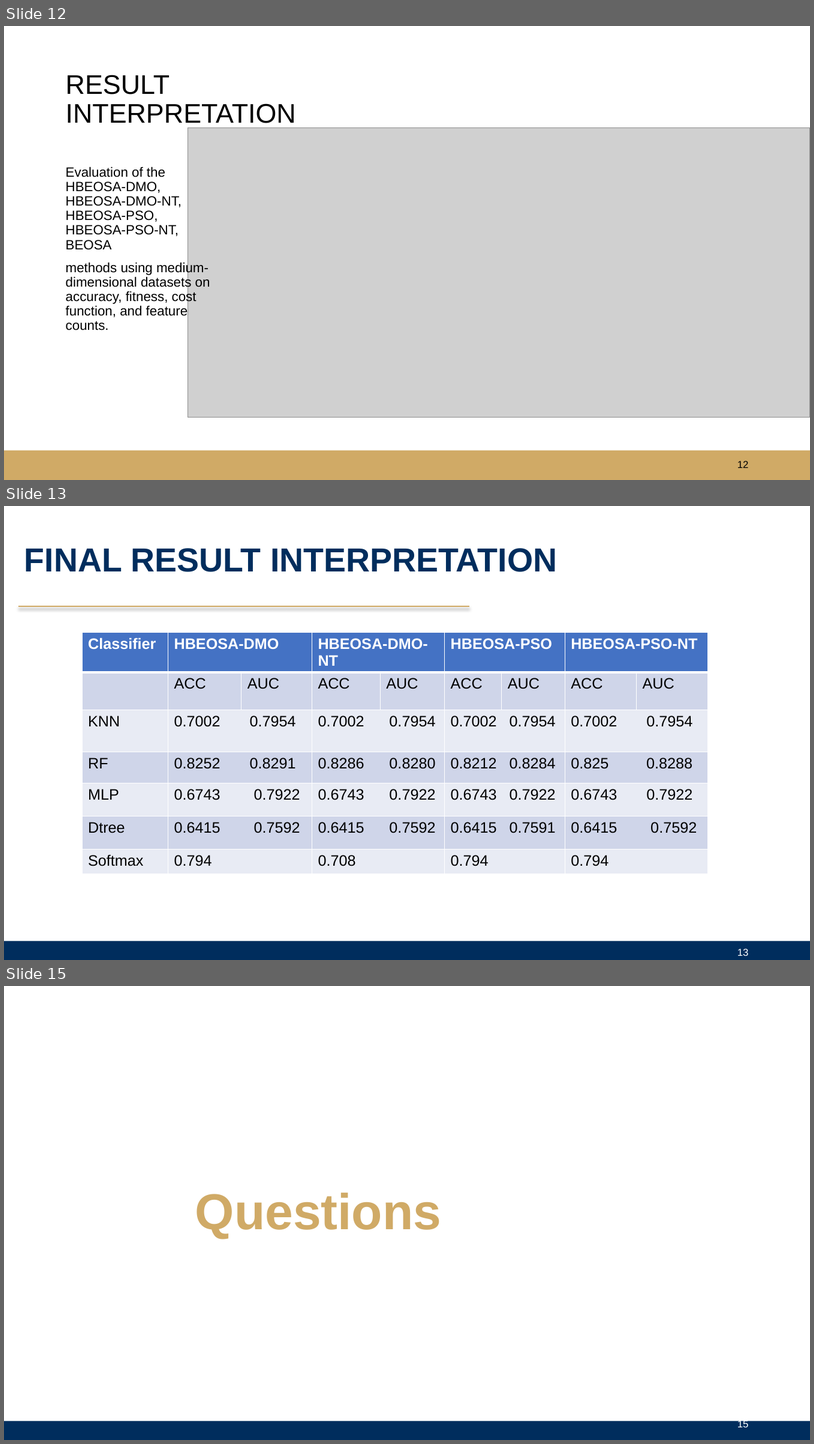
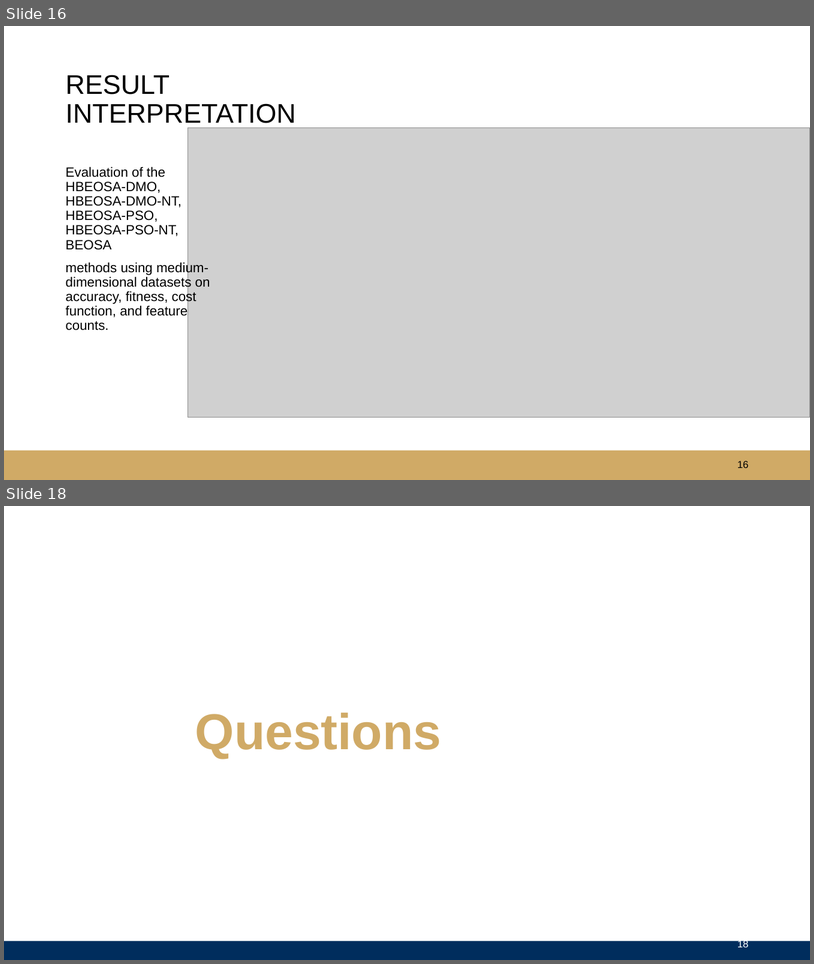
Before and after one commit to justicetetteh233/FINAL_YEAR_PROJECT_SEMI_FINISHED_VERSION, a slide deck: INSIGHT_SLIDES/An_adaptation_of_hybrid_binary_optimization_algorithms_for_3_version_presentation_1 copy.pptx. Shown one above the other, each under a label of ours: slides 12, 13 and 15 before the commit, slides 16 and 18 after it; the slides between them are not shown. The pictures are 814x1444 and 814x964 pixels, drawn with LibreOffice and Linux fonts; fonts in the diff are those of the drawing; grey boxes stand for pictures; background and template pictures are left out. Boxes give left, top, right and bottom in pixels: in the first picture for what was removed or moved away, otherwise in the second. Text is boxed around its words. In the diff, an @@ line names an element or a change of style, - is before the commit and + after.

```diff
--- a/INSIGHT_SLIDES/An_adaptation_of_hybrid_binary_optimization_algorithms_for_3_version_presentation_1 copy.pptx
+++ b/INSIGHT_SLIDES/An_adaptation_of_hybrid_binary_optimization_algorithms_for_3_version_presentation_1 copy.pptx
@@ slide 13 removed at (4, 506, 810, 960), background #FFFFFF; not listed: 1 template element that a slide beside it also shows @@
@@ title removed at (24, 548, 557, 572) @@
-FINAL RESULT INTERPRETATION
@@ line removed from (18, 606) to (470, 606) @@
@@ table removed at (82, 633, 708, 877), 7 rows, 9 columns @@
-Classifier | HBEOSA-DMO |  | HBEOSA-DMO-NT |  | HBEOSA-PSO |  | HBEOSA-PSO-NT | 
- | ACC | AUC | ACC | AUC | ACC | AUC | ACC | AUC
-KNN | 0.7002 0.7954 |  | 0.7002 0.7954 |  | 0.7002 0.7954 |  | 0.7002 0.7954 | 
-RF | 0.8252 0.8291 |  | 0.8286 0.8280 |  | 0.8212 0.8284 |  | 0.825 0.8288 | 
-MLP | 0.6743 0.7922 |  | 0.6743 0.7922 |  | 0.6743 0.7922 |  | 0.6743 0.7922 | 
-Dtree | 0.6415 0.7592 |  | 0.6415 0.7592 |  | 0.6415 0.7591 |  | 0.6415 0.7592 | 
-Softmax | 0.794 |  | 0.708 |  | 0.794 |  | 0.794 | 
@@ page number removed at (738, 948, 749, 955) @@
-13
@@ what was slide 12 is now slide 16 @@
@@ page number at (738, 460, 749, 468): text changed @@
-12
+16
@@ what was slide 15 is now slide 18 @@
@@ page number at (738, 939, 749, 947): text changed @@
-15
+18
```
Also in this commit, not shown: 6 slides changed, 9 slides added, 5 other slides removed, 10 other files.
